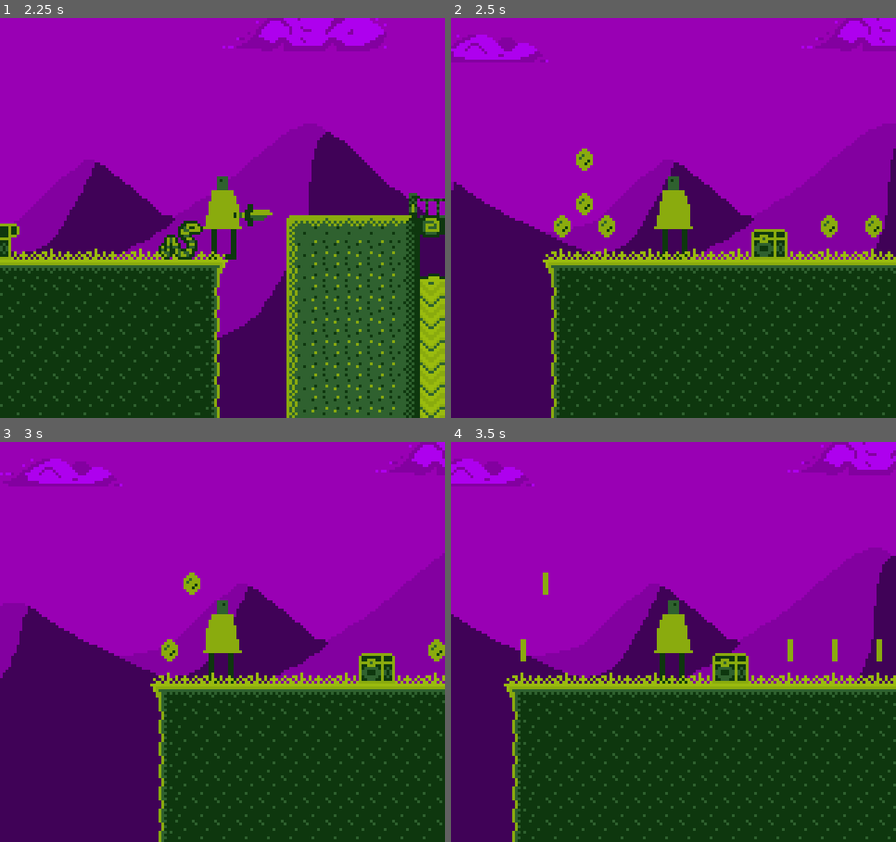
Above: before the commit, frames 1-4 (two rows, left to right).
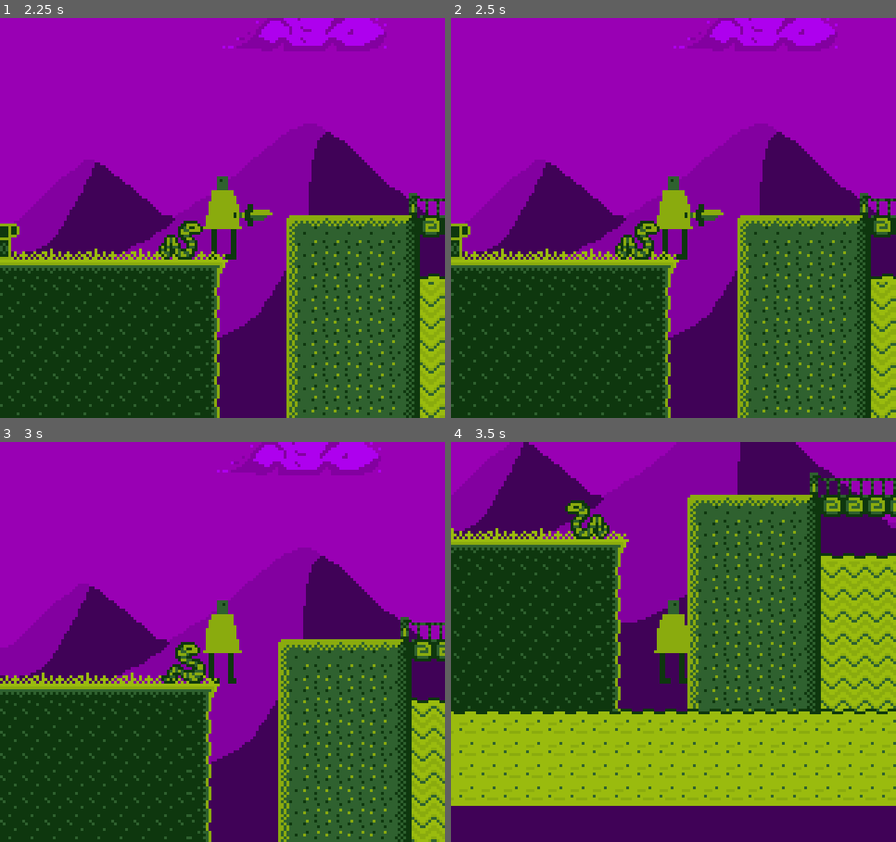
Above: after the commit, the same moments.

Repository: gutino/gamedev_studies
Game: Godot game, scene res://Assets/Levels/Level1/Level1.tscn
Same seed, same stepped clock (60 frames per second), same inputs: the game is played once before the commit and once after it.
Inputs:
- Up to frame 1 (2.25 s): hold Right (ui_right) 0.53-2.03 s; tap Z (attack) at 0.6, 2.1 s; tap Space (ui_accept) at 0.77, 1.52 s; tap Shift (sprint) at 1.35 s; hold Left (ui_left) from 2.03 s (still down)
- Up to frame 2 (2.5 s): keep holding Left (ui_left)
- Up to frame 3 (3 s): release Left (ui_left) at 2.78 s; hold Right (ui_right) from 2.78 s (still down); tap Shift (sprint) at 2.85 s
- Up to frame 4 (3.5 s): keep holding Right (ui_right); tap Space (ui_accept) at 3.02 s

Frame 1 is identical in both runs. In frame 2, 47% of the frame differs, in the area x 0-100%, y 0-100%; in frame 3, 51%; in frame 4, 81%.

Commit message:
Add timer for taking dmg

Diff:
--- a/TMB_1/Assets/Actors/Characters/OurGuy/OurGuy.tscn
+++ b/TMB_1/Assets/Actors/Characters/OurGuy/OurGuy.tscn
@@ -15,6 +15,7 @@
 export var _HorizontalVelocity := 80.0
 export var _JumpForce := 180
 export var _JumpingDuration := 0.3
+export var _DmgDuration := 1.0
 export var _DiagonalFactor := 1.3
 export var _Accel := 0.1
 export var _Deaccel := 0.2
@@ -25,6 +26,7 @@
 var _IsJumping := false
 var _GoingLeft := false
 var _Attacking := false
+var _TakingDmg := false
 
 func calcSpriteSide() -> void:
 	if _CurrSpeed.x > 0 && _GoingLeft:
@@ -36,36 +38,36 @@
 
 func getFinalYSpeed() -> void:
 	if self.is_on_floor():
-		self._CurrSpeed.y = 1.0
+		_CurrSpeed.y = 1.0
 	else:
-		if self._IsJumping:
-			self._CurrSpeed.y = lerp(self._CurrSpeed.y, 0, self._JumpDeaccel)
+		if _IsJumping:
+			_CurrSpeed.y = lerp(_CurrSpeed.y, 0, _JumpDeaccel)
 		else:
-			self._CurrSpeed.y = lerp(
-				self._CurrSpeed.y,
+			_CurrSpeed.y = lerp(
+				_CurrSpeed.y,
 				GlobalVars.GravitySpeed,
 				GlobalVars.GravityAccel
 			)
 
 func _process(delta):
-	if self._IsJumping:
-		self.move_and_slide(self._CurrSpeed, Vector2.UP, true)
+	if _IsJumping:
+		self.move_and_slide(_CurrSpeed, Vector2.UP, true)
 	else:
-		self.move_and_slide_with_snap(self._CurrSpeed, Vector2.DOWN, Vector2.UP, true)
+		self.move_and_slide_with_snap(_CurrSpeed, Vector2.DOWN, Vector2.UP, true)
 
 	self.getFinalYSpeed()
 
 	calcSpriteSide()
 
 func EngageAttack():
-	self._Attacking = true
+	_Attacking = true
 	var sword_obj = _Sword.instance()
 	var anim = sword_obj.get_node(\"AnimationPlayer\")
 
 	sword_obj.connect(\"AttackEnded\", self, \"DisengageAttack\")
 	sword_obj.scale.x = self.get_node(\"Sprite\").scale.x
 
-	if self._GoingLeft:
+	if _GoingLeft:
 		anim.play(\"AttackL\")
 	else:
 		anim.play(\"AttackR\")
@@ -76,11 +78,18 @@
 	self._Attacking = false
 
 func OnDamage():
-	_life -= 1
-	print(\"AAAI AI\")
-	if _life < 1:
-		self.get_tree().reload_current_scene()
-		print(\"=== Game Over ===\")
+	if !_TakingDmg:
+		_TakingDmg = true
+		_life -= 1
+		self.get_node(\"DmgTimer\").start(_DmgDuration)
+
+		print(\"AAAI AI\")
+		if _life < 1:
+			self.get_tree().reload_current_scene()
+			print(\"=== Game Over ===\")
+
+func _on_DmgTimer_timeout():
+	_TakingDmg = false
 
 func _on_JumpTimer_timeout():
 	_IsJumping = false
@@ -119,6 +128,9 @@
 [node name="JumpTimer" type="Timer" parent="."]
 one_shot = true
 
+[node name="DmgTimer" type="Timer" parent="."]
+one_shot = true
+
 [node name="Camera2D" type="Camera2D" parent="."]
 position = Vector2( 0, -15 )
 current = true
@@ -126,3 +138,4 @@
 [node name="SwordSpawn" type="Node2D" parent="."]
 position = Vector2( 0, -16 )
 [connection signal="timeout" from="JumpTimer" to="." method="_on_JumpTimer_timeout"]
+[connection signal="timeout" from="DmgTimer" to="." method="_on_DmgTimer_timeout"]
--- a/TMB_1/Assets/Actors/Characters/OurGuy/Scripts/States/Jump.gd
+++ b/TMB_1/Assets/Actors/Characters/OurGuy/Scripts/States/Jump.gd
@@ -6,7 +6,6 @@
 	_Actor._CurrSpeed.y = -_Actor._JumpForce
 
 func process(delta):
-
 	if (Input.is_action_just_released("ui_accept") || !_Actor._IsJumping):
 		self._Machine.changeState("Idle")
 
